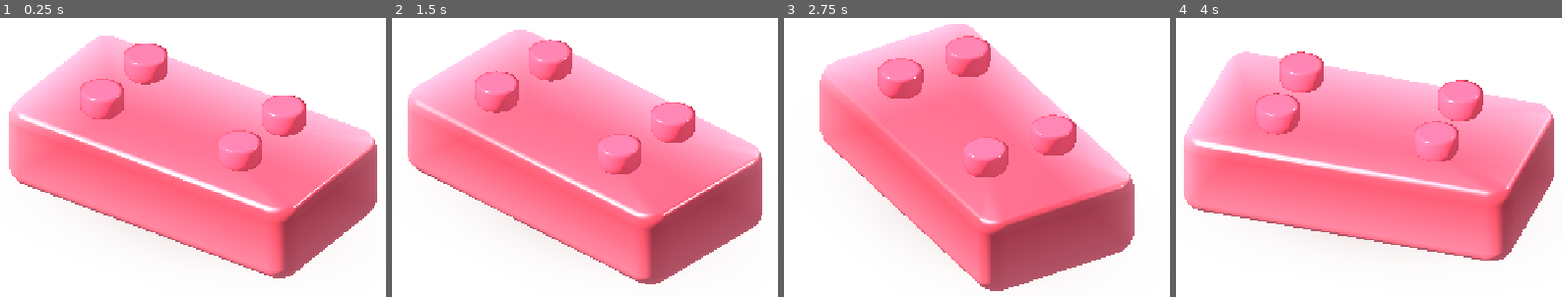
Above: before the commit, frames 1-4 (left to right).
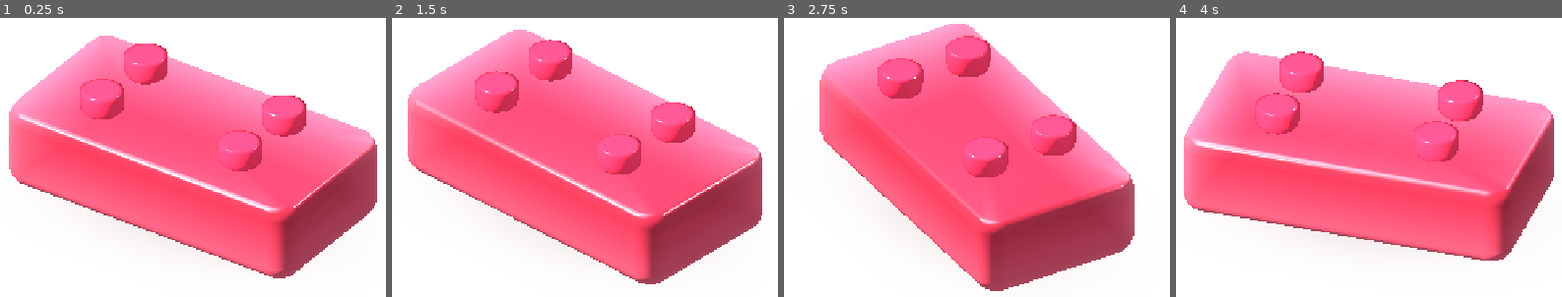
Above: after the commit, the same moments.

Repository: dbrckk/Jelly-bricks
Game: Godot game, scene res://prototypes/single_brick/soft_reference.tscn
The game is run twice, just before and just after one commit, with the same random seed, the same clock (stepped at 60 frames per second) and the same inputs. This scene is started directly instead of the project's main scene.
Inputs (mouse positions are in pixels of both pictures, inside the frame that each line leads up to):
- Up to frame 1 (0.25 s): no input
- Up to frame 2 (1.5 s): tap Enter at 0.5 s; move the mouse to (681, 101) at 0.52 s; click (681, 101) at 0.67 s; tap Space at 1.25 s; drag from (496, 179) to (561, 296) at 1.27 s
- Up to frame 3 (2.75 s): tap Enter at 2 s; move the mouse to (outside the picture) at 2.02 s; click (outside the picture) at 2.17 s
- Up to frame 4 (4 s): tap Space at 2.75 s; drag from (1345, 296) to (1237, 20) at 2.77 s; tap Enter at 3.5 s; move the mouse to (1500, 257) at 3.52 s; click (1500, 257) at 3.67 s

The runs differ from the first frame. In frame 1, 45% of the frame differs, in the area x 2-97%, y 6-92%; in frame 2, 43%; in frame 3, 38%; in frame 4, 49%, in the area x 2-98%, y 11-87%.

Commit message:
refine(gel): preserve saturated red dye and reduce overbright milky lacquer

Diff:
--- a/native-godot/prototypes/single_brick/soft_reference.gd
+++ b/native-godot/prototypes/single_brick/soft_reference.gd
@@ -23,20 +23,20 @@
     # transparent, showing the hollow socket roof through the front cap.
     # Use a shader variant WITHOUT screen reads to test correct geometry.
     gel_material.shader = OPAQUE_GEL
-    var dye := Color("#d93649")
+    var dye := Color("#c8233c")
     gel_material.set_shader_parameter("pigment", dye)
-    gel_material.set_shader_parameter("bulk_optics", 0.77)
-    gel_material.set_shader_parameter("gel_milkiness", 0.36)
-    gel_material.set_shader_parameter("interior_scatter", 0.66)
+    gel_material.set_shader_parameter("bulk_optics", 0.66)
+    gel_material.set_shader_parameter("gel_milkiness", 0.22)
+    gel_material.set_shader_parameter("interior_scatter", 0.44)
     # True volumetric refraction remains Blender's offline reference:
     # this opaque Godot control must not pretend to be transparent.
-    gel_material.set_shader_parameter("highlights", 0.71)
+    gel_material.set_shader_parameter("highlights", 0.63)
     var cap_mat := ShaderMaterial.new()
     cap_mat.shader = STUD_WET
     cap_mat.set_shader_parameter("pigment", dye)
     studs.material_override = cap_mat
     var coat := wet_coat.material_override as ShaderMaterial
-    coat.set_shader_parameter("coat_strength", 0.27)
+    coat.set_shader_parameter("coat_strength", 0.21)
     sample_reference("rest")
 
 func sample_reference(state: String) -> void:
